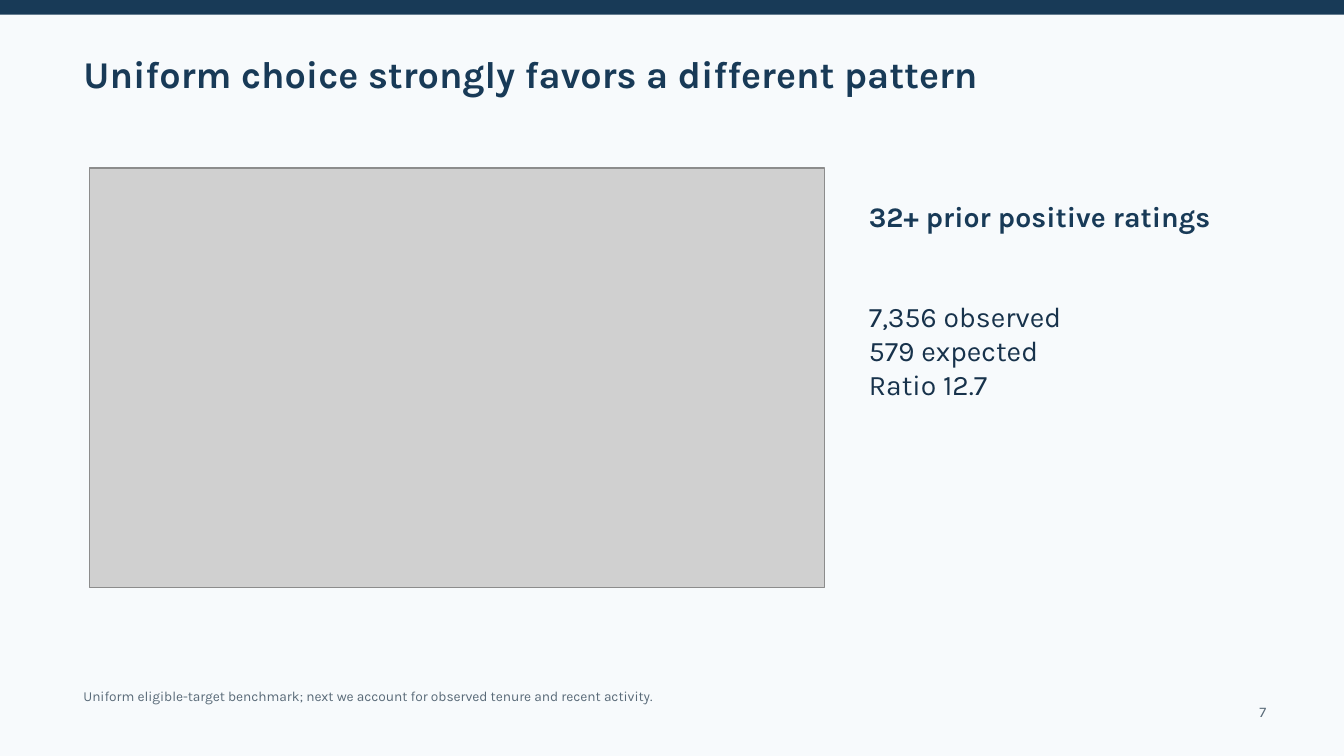
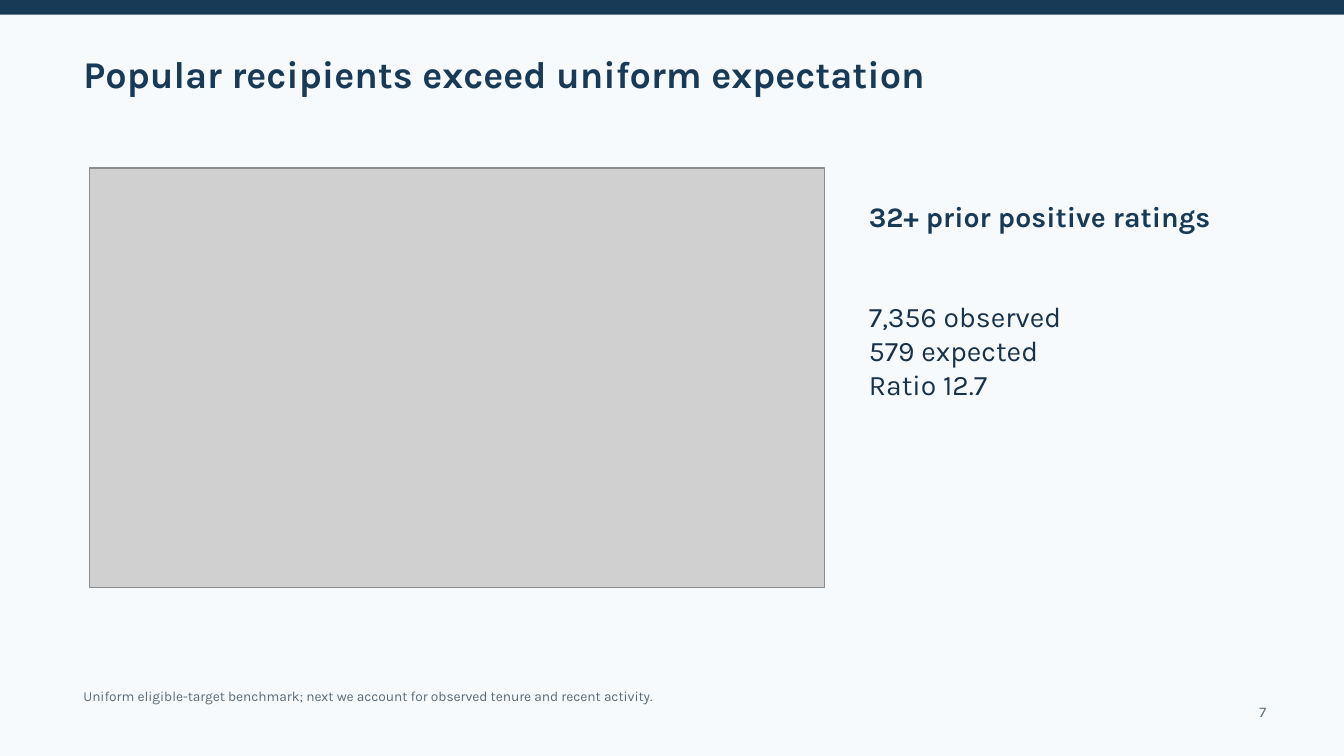
Before and after one commit to O-2wice/bitcoin-otc-trust-network-science, a slide deck: slide 7 of presentation/bitcoin_otc_network_science.pptx. Drawn at 1344x756 pixels with LibreOffice and Linux fonts; fonts in the diff are those of the drawing; grey boxes stand for pictures. Boxes give left, top, right and bottom in pixels: in the first picture for what was removed or moved away, otherwise in the second. Text is boxed around its words. In the diff, an @@ line names an element or a change of style, - is before the commit and + after.

```diff
--- a/presentation/bitcoin_otc_network_science.pptx
+++ b/presentation/bitcoin_otc_network_science.pptx
@@ text at bbox=[83, 61, 924, 97]: text changed @@
-Uniform choice strongly favors a different pattern
+Popular recipients exceed uniform expectation
```
Also in this commit, not shown: 3 other slides changed, 1 slide added, 3 other files.
